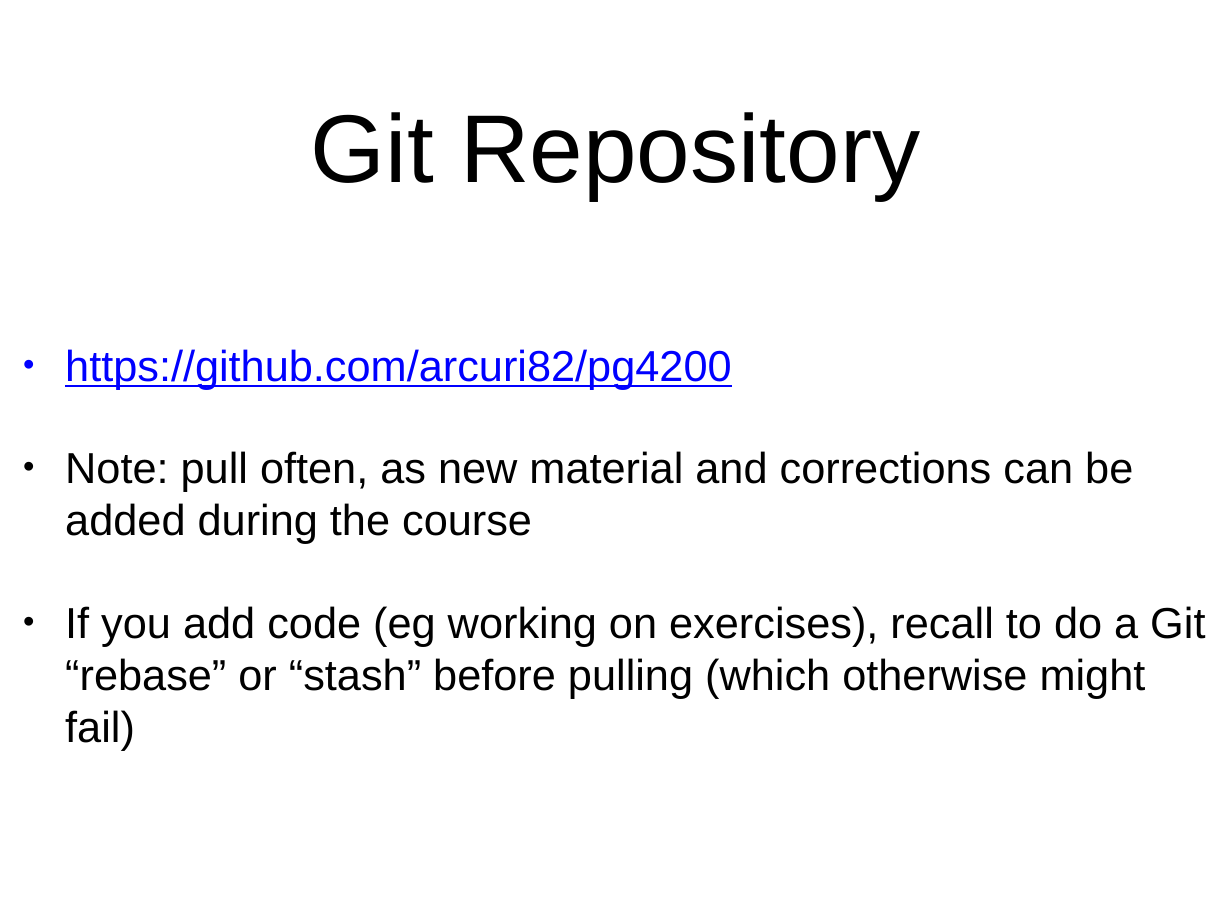
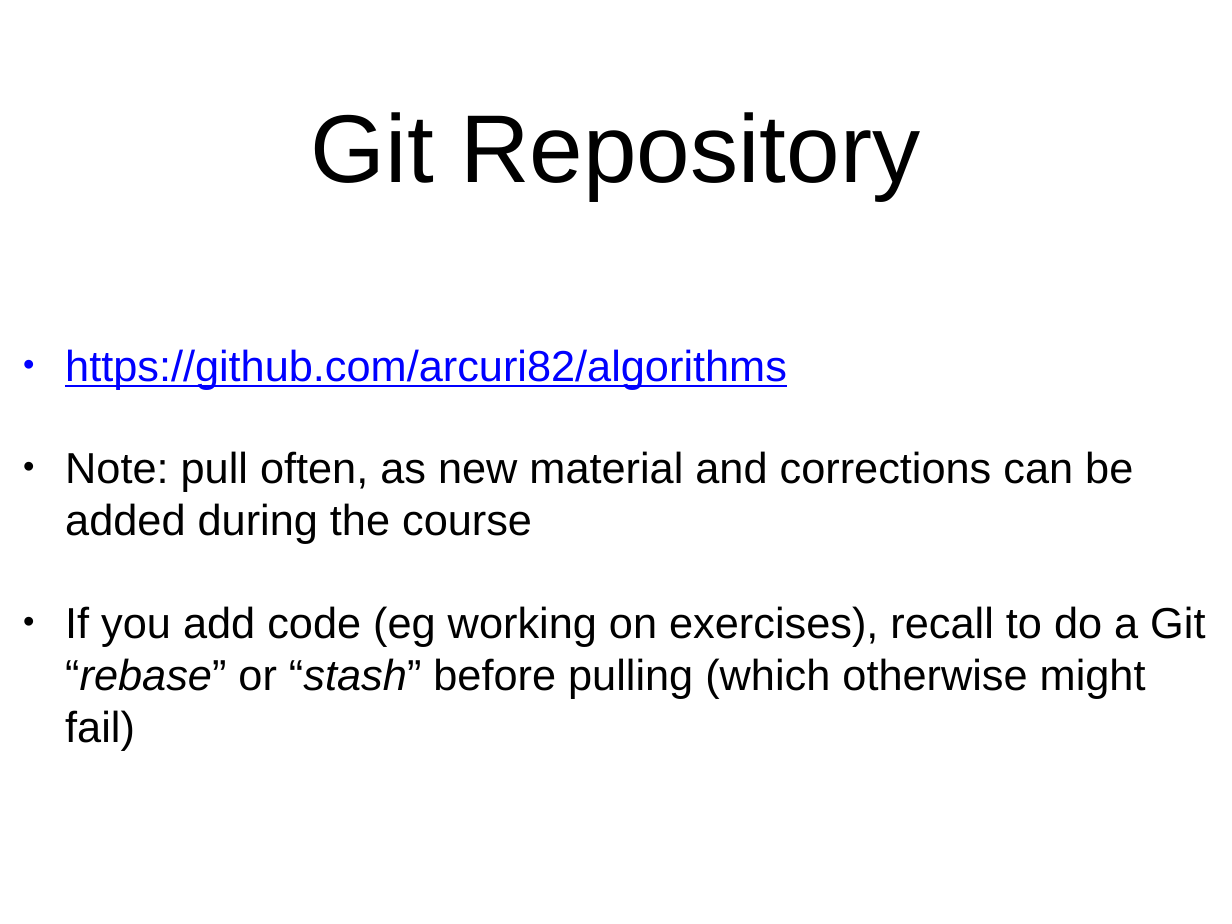
Before and after one commit to arcuri82/algorithms, a slide deck: slide 8 of docs/slides/01/01_intro.pptx (slide 7 before the commit). Drawn at 1232x924 pixels with LibreOffice and Linux fonts; fonts in the diff are those of the drawing. Boxes give left, top, right and bottom in pixels: in the first picture for what was removed or moved away, otherwise in the second. Text is boxed around its words. In the diff, an @@ line names an element or a change of style, - is before the commit and + after.

```diff
--- a/docs/slides/01/01_intro.pptx
+++ b/docs/slides/01/01_intro.pptx
@@ text at bbox=[65, 349, 787, 389]: text changed @@
-• https://github.com/arcuri82/pg4200
+• https://github.com/arcuri82/algorithms
@@ text at bbox=[65, 606, 1205, 750]: italic on in "“rebase” “stash”" @@
```
Also in this commit, not shown: 6 other slides changed, 9 slides added, 2 other files.
